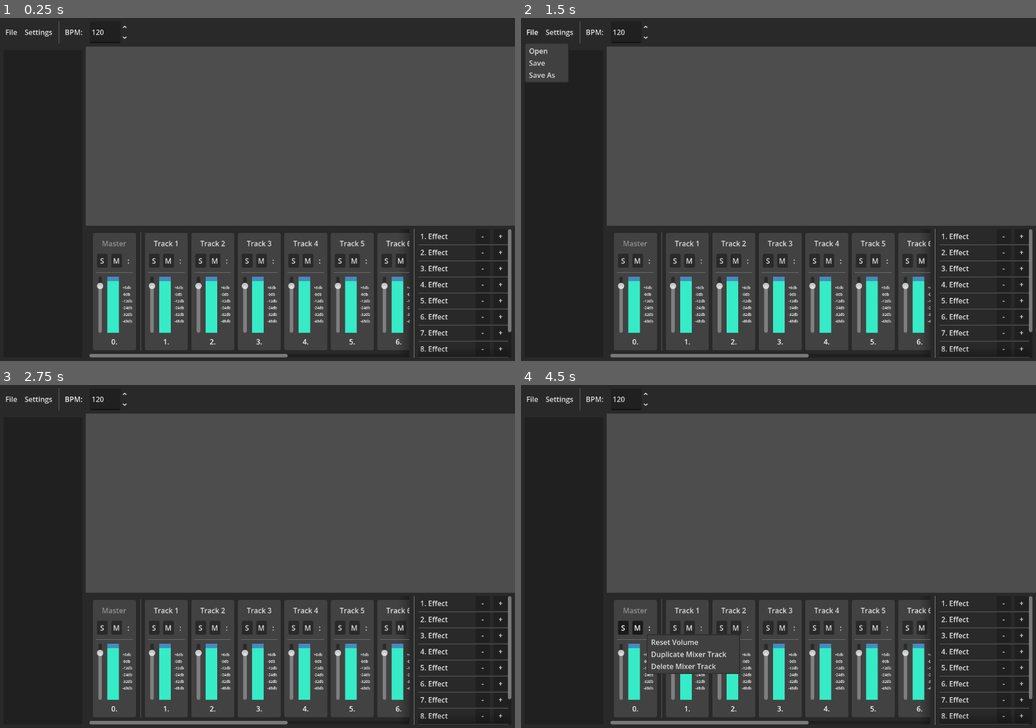
Above: before the commit, frames 1-4 (two rows, left to right).
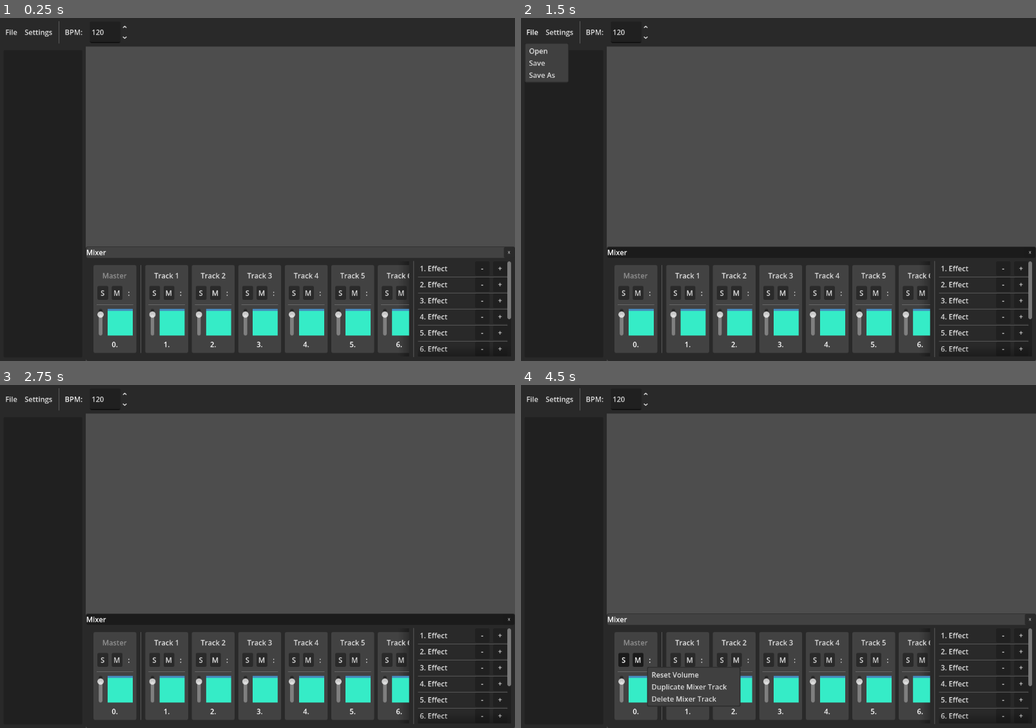
Above: after the commit, the same moments.

Repository: Linkerpink/GDaw
Game: Godot game, scene res://scenes/main.tscn
Two runs of this game, one before a commit and one after it. Both use one fixed random seed, a clock stepped at 60 frames per second and the inputs below.
Inputs:
- Up to frame 1 (0.25 s): no input
- Up to frame 2 (1.5 s): click "-" at 0.5 s; click "File" at 1.25 s
- Up to frame 3 (2.75 s): click "BPM:" at 2 s
- Up to frame 4 (4.5 s): click "S" at 2.75 s; click "M" at 3.5 s; click ":" at 4.25 s

The runs differ from the first frame. In frame 1, 10% of the frame differs, in the area x 16-100%, y 60-100%; in frame 2, 11%; in frame 3, 11%; in frame 4, 10%.

Commit message:
changed mixer to custom window

Diff:
--- a/project.godot
+++ b/project.godot
@@ -14,6 +14,10 @@
 run/main_scene="uid://2o2vwamf1toi"
 config/features=PackedStringArray("4.6", "GL Compatibility")
 config/icon="res://icon.svg"
+
+[audio]
+
+buses/default_bus_layout="uid://ben751sajfq00"
 
 [autoload]
 
@@ -36,6 +40,7 @@
 [global_group]
 
 main=""
+mixer=""
 
 [input]
 
@@ -76,7 +81,7 @@
 }
 toggle_mixer={
 "deadzone": 0.2,
-"events": [Object(InputEventKey,"resource_local_to_scene":false,"resource_name":"","device":-1,"window_id":0,"alt_pressed":false,"shift_pressed":false,"ctrl_pressed":true,"meta_pressed":false,"pressed":false," …(99 unchanged characters)…
+"events": [Object(InputEventKey,"resource_local_to_scene":false,"resource_name":"","device":-1,"window_id":0,"alt_pressed":true,"shift_pressed":false,"ctrl_pressed":false,"meta_pressed":false,"pressed":false," …(99 unchanged characters)…
 ]
 }
 
--- a/project_time_traker.json
+++ b/project_time_traker.json
@@ -1,8 +1,8 @@
 {
-  "2D": 13217.8009984493,
+  "2D": 15015.2950003147,
   "3D": 2.96399998664856,
   "AssetLib": 24.5989997386932,
-  "Editor": 44073.4019961357,
-  "Game": 5725.26199173927,
-  "Script": 25102.7760062217
+  "Editor": 47772.8829987048,
+  "Game": 6321.31799292564,
+  "Script": 26408.7070057391
 }
--- a/scenes/components/gdaw_window.tscn
+++ b/scenes/components/windows/gdaw_window.tscn
@@ -81,19 +81,9 @@
 theme_override_font_sizes/font_size = 8
 text = "X"
 
-[node name="WindowContent" type="Control" parent="MarginContainer/VBoxContainer" unique_id=1700798872]
-clip_contents = true
+[node name="WindowContent" type="MarginContainer" parent="MarginContainer/VBoxContainer" unique_id=1096486190]
 layout_mode = 2
 size_flags_vertical = 3
-mouse_filter = 2
-
-[node name="MarginContainer" type="MarginContainer" parent="MarginContainer/VBoxContainer/WindowContent" unique_id=1096486190]
-layout_mode = 1
-anchors_preset = 15
-anchor_right = 1.0
-anchor_bottom = 1.0
-grow_horizontal = 2
-grow_vertical = 2
 
 [node name="WindowBackground" type="Panel" parent="." unique_id=1058703408]
 z_index = -1
--- /dev/null
+++ b/scenes/components/windows/mixer/mixer.tscn
@@ -0,0 +1,86 @@
+[gd_scene format=3 uid="uid://c6h8pn3bo6qd6"]
+
+[ext_resource type="PackedScene" uid="uid://b5jn4fveoyo2e" path="res://scenes/components/windows/gdaw_window.tscn" id="1_wf5si"]
+[ext_resource type="Script" uid="uid://cdtvky1dccufk" path="res://scripts/mixer/mixer.gd" id="2_0juxi"]
+[ext_resource type="PackedScene" uid="uid://cgu3ouyxr1jv5" path="res://scenes/components/windows/mixer/mixer_track.tscn" id="2_vb1bl"]
+[ext_resource type="PackedScene" uid="uid://c1mns6fqsnib7" path="res://scenes/components/windows/mixer/mixer_effect_track.tscn" id="3_0juxi"]
+
+[node name="MixerWindow" unique_id=390925715 groups=["mixer"] instance=ExtResource("1_wf5si")]
+custom_minimum_size = Vector2(340, 256)
+anchors_preset = 3
+anchor_left = 1.0
+anchor_top = 1.0
+anchor_right = 1.0
+anchor_bottom = 1.0
+offset_left = -960.0
+offset_top = -256.0
+offset_right = 0.0
+offset_bottom = 0.0
+grow_horizontal = 0
+grow_vertical = 0
+title = "Mixer"
+
+[node name="Mixer" type="Control" parent="MarginContainer/VBoxContainer/WindowContent" parent_id_path=PackedInt32Array(1096486190) index="0" unique_id=453439525]
+layout_mode = 2
+script = ExtResource("2_0juxi")
+mixer_track_scene = ExtResource("2_vb1bl")
+effect_track_scene = ExtResource("3_0juxi")
+
+[node name="HBoxContainer" type="HBoxContainer" parent="MarginContainer/VBoxContainer/WindowContent/Mixer" index="0" unique_id=222931737]
+layout_mode = 1
+anchors_preset = 15
+anchor_right = 1.0
+anchor_bottom = 1.0
+grow_horizontal = 2
+grow_vertical = 2
+alignment = 2
+
+[node name="MixerTrackScrollContainer" type="ScrollContainer" parent="MarginContainer/VBoxContainer/WindowContent/Mixer/HBoxContainer" index="0" unique_id=1985960320]
+layout_mode = 2
+size_flags_horizontal = 3
+horizontal_scroll_mode = 3
+scroll_hint_mode = 1
+
+[node name="MarginContainer" type="MarginContainer" parent="MarginContainer/VBoxContainer/WindowContent/Mixer/HBoxContainer/MixerTrackScrollContainer" index="0" unique_id=1844882844]
+layout_mode = 2
+size_flags_horizontal = 3
+size_flags_vertical = 3
+
+[node name="HBoxContainer" type="HBoxContainer" parent="MarginContainer/VBoxContainer/WindowContent/Mixer/HBoxContainer/MixerTrackScrollContainer/MarginContainer" index="0" unique_id=1461143990]
+clip_contents = true
+layout_mode = 2
+
+[node name="MasterMixerTrack" parent="MarginContainer/VBoxContainer/WindowContent/Mixer/HBoxContainer/MixerTrackScrollContainer/MarginContainer/HBoxContainer" index="0" unique_id=1629868016 instance=ExtResource("2_vb1bl")]
+layout_mode = 2
+track_type = 0
+
+[node name="VSeparator" type="VSeparator" parent="MarginContainer/VBoxContainer/WindowContent/Mixer/HBoxContainer/MixerTrackScrollContainer/MarginContainer/HBoxContainer" index="1" unique_id=1214487753]
+layout_mode = 2
+
+[node name="MixerTrackContainer" type="HBoxContainer" parent="MarginContainer/VBoxContainer/WindowContent/Mixer/HBoxContainer/MixerTrackScrollContainer/MarginContainer/HBoxContainer" index="2" unique_id=1461249690]
+unique_name_in_owner = true
+layout_mode = 2
+size_flags_horizontal = 3
+size_flags_vertical = 3
+
+[node name="MixerTrack" parent="MarginContainer/VBoxContainer/WindowContent/Mixer/HBoxContainer/MixerTrackScrollContainer/MarginContainer/HBoxContainer/MixerTrackContainer" index="0" unique_id=1229930481 instance=ExtResource("2_vb1bl")]
+layout_mode = 2
+
+[node name="VSeparator" type="VSeparator" parent="MarginContainer/VBoxContainer/WindowContent/Mixer/HBoxContainer" index="1" unique_id=2001061153]
+layout_mode = 2
+
+[node name="EffectTrackScrollContainer" type="ScrollContainer" parent="MarginContainer/VBoxContainer/WindowContent/Mixer/HBoxContainer" index="2" unique_id=960451456]
+custom_minimum_size = Vector2(208, 0)
+layout_mode = 2
+follow_focus = true
+scroll_hint_mode = 1
+
+[node name="EffectTrackContainer" type="VBoxContainer" parent="MarginContainer/VBoxContainer/WindowContent/Mixer/HBoxContainer/EffectTrackScrollContainer" index="0" unique_id=1996485861]
+unique_name_in_owner = true
+layout_mode = 2
+size_flags_horizontal = 3
+size_flags_vertical = 3
+theme_override_constants/separation = 0
+
+[node name="Effect Track" parent="MarginContainer/VBoxContainer/WindowContent/Mixer/HBoxContainer/EffectTrackScrollContainer/EffectTrackContainer" index="0" unique_id=1637742747 instance=ExtResource("3_0juxi")]
+layout_mode = 2
--- a/scenes/components/mixer/mixer.tscn
+++ b/scenes/components/windows/mixer/mixer_old.tscn
@@ -1,9 +1,9 @@
 [gd_scene format=3 uid="uid://dx2xbjatosuss"]
 
 [ext_resource type="Theme" uid="uid://b7okgf2wmsia1" path="res://themes/main.tres" id="1_0bocn"]
-[ext_resource type="PackedScene" uid="uid://cgu3ouyxr1jv5" path="res://scenes/components/mixer/mixer_track.tscn" id="2_2f5jo"]
+[ext_resource type="PackedScene" uid="uid://cgu3ouyxr1jv5" path="res://scenes/components/windows/mixer/mixer_track.tscn" id="2_2f5jo"]
 [ext_resource type="Script" uid="uid://cdtvky1dccufk" path="res://scripts/mixer/mixer.gd" id="2_h74qa"]
-[ext_resource type="PackedScene" uid="uid://c1mns6fqsnib7" path="res://scenes/components/mixer/mixer_effect_track.tscn" id="3_o6gue"]
+[ext_resource type="PackedScene" uid="uid://c1mns6fqsnib7" path="res://scenes/components/windows/mixer/mixer_effect_track.tscn" id="3_o6gue"]
 
 [node name="Mixer" type="Control" unique_id=959594576]
 z_index = 99
--- a/scenes/components/mixer/mixer_track.tscn
+++ b/scenes/components/windows/mixer/mixer_track.tscn
@@ -9,14 +9,12 @@
 [sub_resource type="StyleBoxFlat" id="StyleBoxFlat_0wfyh"]
 bg_color = Color(0.20784314, 0.9254902, 0.78039217, 1)
 
-[sub_resource type="LabelSettings" id="LabelSettings_o5qli"]
-font_size = 8
-
 [node name="MixerTrack" type="Control" unique_id=1629868016]
 z_index = 9
 custom_minimum_size = Vector2(96, 0)
 layout_mode = 3
 anchors_preset = 0
+offset_right = 96.0
 theme = ExtResource("1_o3apg")
 script = ExtResource("1_5ev4m")
 
@@ -82,6 +80,7 @@
 mouse_default_cursor_shape = 2
 min_value = -44.0
 max_value = 6.0
+scrollable = false
 script = ExtResource("2_kveca")
 
 [node name="AudioMeter" type="Control" parent="MarginContainer/VBoxContainer/HBoxContainer2" unique_id=639309343]
@@ -113,16 +112,6 @@
 fill_mode = 3
 show_percentage = false
 
-[node name="Label" type="Label" parent="MarginContainer/VBoxContainer/HBoxContainer2" unique_id=608982575]
-layout_mode = 2
-text = "+6db
--0db
--12db
--24db
--32db
--48db"
-label_settings = SubResource("LabelSettings_o5qli")
-
 [node name="TrackNumberLabel" type="Label" parent="MarginContainer/VBoxContainer" unique_id=137103962]
 unique_name_in_owner = true
 layout_mode = 2
--- a/scenes/components/windows/tap_bpm_window.tscn
+++ b/scenes/components/windows/tap_bpm_window.tscn
@@ -1,6 +1,6 @@
 [gd_scene format=3 uid="uid://cesnjcjwwpawj"]
 
-[ext_resource type="PackedScene" uid="uid://b5jn4fveoyo2e" path="res://scenes/components/gdaw_window.tscn" id="1_jgdu2"]
+[ext_resource type="PackedScene" uid="uid://b5jn4fveoyo2e" path="res://scenes/components/windows/gdaw_window.tscn" id="1_jgdu2"]
 [ext_resource type="Script" uid="uid://e1n7yinld8xc" path="res://scripts/windows/bpm_tapper.gd" id="2_tccyd"]
 
 [node name="TapBPMWindow" unique_id=390925715 instance=ExtResource("1_jgdu2")]
@@ -8,26 +8,24 @@
 title = "Tap BPM"
 exclusive = true
 
-[node name="WindowContent" parent="MarginContainer/VBoxContainer" parent_id_path=PackedInt32Array(1701107619) index="1" unique_id=1700798872]
+[node name="WindowContent" parent="MarginContainer/VBoxContainer" parent_id_path=PackedInt32Array(1701107619) index="1" unique_id=1096486190]
 script = ExtResource("2_tccyd")
 
-[node name="VBoxContainer" type="VBoxContainer" parent="MarginContainer/VBoxContainer/WindowContent/MarginContainer" parent_id_path=PackedInt32Array(1096486190) index="0" unique_id=1223077894]
+[node name="VBoxContainer" type="VBoxContainer" parent="MarginContainer/VBoxContainer/WindowContent" index="0" unique_id=1223077894]
 layout_mode = 2
 alignment = 1
 
-[node name="BPMLabel" type="Label" parent="MarginContainer/VBoxContainer/WindowContent/MarginContainer/VBoxContainer" index="0" unique_id=2123133594]
+[node name="BPMLabel" type="Label" parent="MarginContainer/VBoxContainer/WindowContent/VBoxContainer" index="0" unique_id=2123133594]
+unique_name_in_owner = true
 layout_mode = 2
 text = "BPM: "
 horizontal_alignment = 1
 
-[node name="TapButton" type="Button" parent="MarginContainer/VBoxContainer/WindowContent/MarginContainer/VBoxContainer" index="1" unique_id=1134859751]
+[node name="TapButton" type="Button" parent="MarginContainer/VBoxContainer/WindowContent/VBoxContainer" index="1" unique_id=1134859751]
 layout_mode = 2
 size_flags_vertical = 3
 text = "TAP"
 
-[node name="ResetButton" type="Button" parent="MarginContainer/VBoxContainer/WindowContent/MarginContainer/VBoxContainer" index="2" unique_id=1057191168]
+[node name="ResetButton" type="Button" parent="MarginContainer/VBoxContainer/WindowContent/VBoxContainer" index="2" unique_id=1057191168]
 layout_mode = 2
 text = "reset"
-
-[connection signal="pressed" from="MarginContainer/VBoxContainer/WindowContent/MarginContainer/VBoxContainer/TapButton" to="MarginContainer/VBoxContainer/WindowContent" method="_tap_bpm"]
-[connection signal="pressed" from="MarginContainer/VBoxContainer/WindowContent/MarginContainer/VBoxContainer/ResetButton" to="MarginContainer/VBoxContainer/WindowContent" method="_on_reset_button_pressed"]
--- a/scenes/main.tscn
+++ b/scenes/main.tscn
@@ -1,10 +1,10 @@
 [gd_scene format=3 uid="uid://2o2vwamf1toi"]
 
 [ext_resource type="Theme" uid="uid://b7okgf2wmsia1" path="res://themes/main.tres" id="1_o5qli"]
-[ext_resource type="PackedScene" uid="uid://dx2xbjatosuss" path="res://scenes/components/mixer/mixer.tscn" id="2_0wfyh"]
 [ext_resource type="PackedScene" uid="uid://bnw2t4wgigodx" path="res://scenes/components/top_bar.tscn" id="2_jyhfs"]
 [ext_resource type="Script" uid="uid://dtf4chd1fen7e" path="res://scripts/main.gd" id="2_tefeu"]
 [ext_resource type="PackedScene" uid="uid://bg6jf7lbovbkd" path="res://scenes/components/side_bar.tscn" id="3_tbgi4"]
+[ext_resource type="PackedScene" uid="uid://c6h8pn3bo6qd6" path="res://scenes/components/windows/mixer/mixer.tscn" id="5_tbgi4"]
 
 [node name="Main" type="Control" unique_id=1500914989 groups=["main"]]
 layout_mode = 3
@@ -22,7 +22,5 @@
 [node name="SideBar" parent="." unique_id=633303047 instance=ExtResource("3_tbgi4")]
 layout_mode = 1
 
-[node name="Mixer" parent="." unique_id=959594576 instance=ExtResource("2_0wfyh")]
+[node name="MixerWindow" parent="." unique_id=390925715 instance=ExtResource("5_tbgi4")]
 layout_mode = 1
-offset_left = 192.0
-offset_top = -0.040008545
--- a/scripts/gdaw_window.gd
+++ b/scripts/gdaw_window.gd
@@ -2,7 +2,6 @@
 class_name GDawWindow
 
 @export var title : String = "Window"
-@export var exclusive : bool = false
 
 @onready var title_label : RichTextLabel = %TitleLabel
 @onready var top_bar : Control = %TopBar
@@ -182,7 +181,6 @@
 
 	WindowManager.open_window(self)
 
-	pivot_offset = size / 2
 	var _a_tween = get_tree().create_tween()
 
 	_a_tween.tween_property(self, "modulate:a", 1, Settings.default_animation_length / Settings.animation_speed)
@@ -223,7 +221,3 @@
 
 func _on_resize_bar_mouse_exited() -> void:
 	resize_bar_touching = ""
-
-
-func _on_reset_button_pressed() -> void:
-	pass # Replace with function body.
--- a/scripts/globals/globals.gd
+++ b/scripts/globals/globals.gd
@@ -6,3 +6,17 @@
 
 func _ready() -> void:
 	get_window().min_size = min_screen_size
+
+
+func _process(delta: float) -> void:
+	#region Shortcuts
+	# Mixer
+	if Input.is_action_just_pressed("toggle_mixer"):
+		var mixer_window : GDawWindow = get_tree().get_first_node_in_group("mixer")
+		var mixer_window_packed : PackedScene = load("res://scenes/components/windows/mixer/mixer.tscn")
+
+		if mixer_window:
+			WindowManager.select_window(mixer_window)
+		else:
+			WindowManager.create_window(mixer_window_packed)
+	#endregion
--- a/scripts/mixer/mixer.gd
+++ b/scripts/mixer/mixer.gd
@@ -11,14 +11,6 @@
 
 func _ready() -> void:
 	_set_new_mixer()
-
-
-func _process(delta: float) -> void:
-	if Input.is_action_just_pressed("toggle_mixer"):
-		if visible:
-			hide()
-		else:
-			show()
 
 
 func _set_new_mixer():
--- a/scripts/range.gd
+++ b/scripts/range.gd
@@ -7,7 +7,7 @@
 	if touching_mouse:
 		if Input.is_action_just_pressed("reset_value"):
 			var _tween = get_tree().create_tween()
-			_tween.tween_property(self, "value", 0, Settings.animation_length)
+			_tween.tween_property(self, "value", 0, Settings.default_animation_length * Settings.animation_speed)
 
 
 func _on_mouse_entered() -> void:
--- a/scripts/windows/bpm_tapper.gd
+++ b/scripts/windows/bpm_tapper.gd
@@ -1,6 +1,6 @@
 extends Control
 
-@onready var bpm_label : Label = $MarginContainer/VBoxContainer/BPMLabel
+@onready var bpm_label : Label = %BPMLabel
 var bpm_before_tapping : float
 
 
Renamed: scenes/components/mixer/mixer_effect_track.tscn -> scenes/components/windows/mixer/mixer_effect_track.tscn
